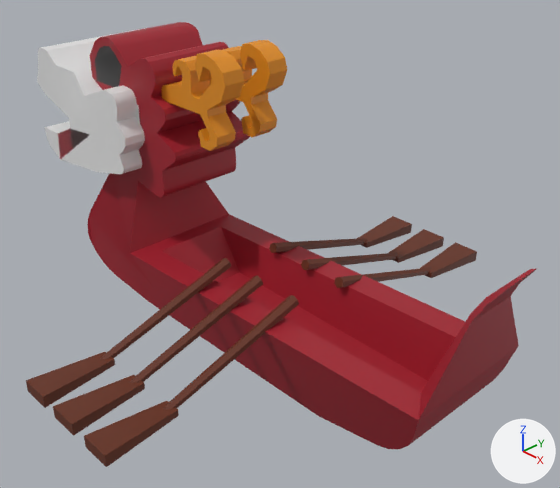
The Blender file ShipWreckRace/Assets/assets/DrakkarCOLORED.blend, before and after one commit.
Before and after are seen from a 50 mm lens placed at (0.876, -0.744, 0.111), pointed at (0.118, -0.027, -0.447). Arrows for +X, +Y and +Z are at lower right; the lights stay in place.

Names of what the first picture shows: 'Cube', 'Wioslo 1', 'Wioslo 2'.
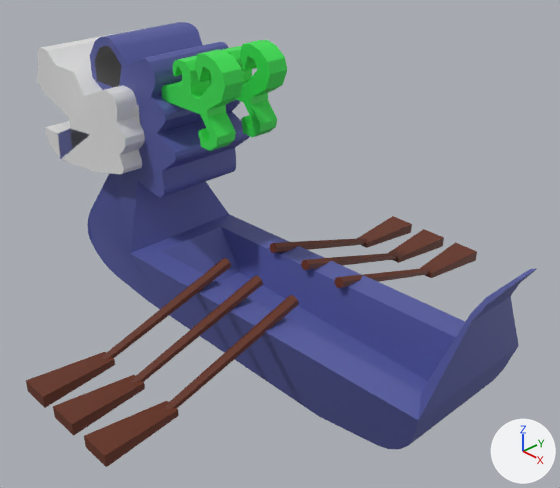
The change, as JSON lines over the scene's bpy script:
```json
{"op": "set", "path": "mat_material_001.base_color", "old": "(0.363, 0.0119, 0.0255)", "new": "(0.0908, 0.105, 0.363)", "note": "red #a21c2c -> blue #555ba2"}
{"op": "set", "path": "mat_material_004.base_color", "old": "(0.8, 0.284, 0.012)", "new": "(0.0434, 0.8, 0.0875)", "note": "orange #e7911d -> green #3be753"}
```

What differs and where, as boxes [x1, y1, x2, y2] in the pictures (560 x 488 px):
```json
{"object": "Cube", "change": "recoloured", "before": [55, 22, 538, 449], "after": [55, 22, 538, 449], "on screen": "red to blue"}
```
